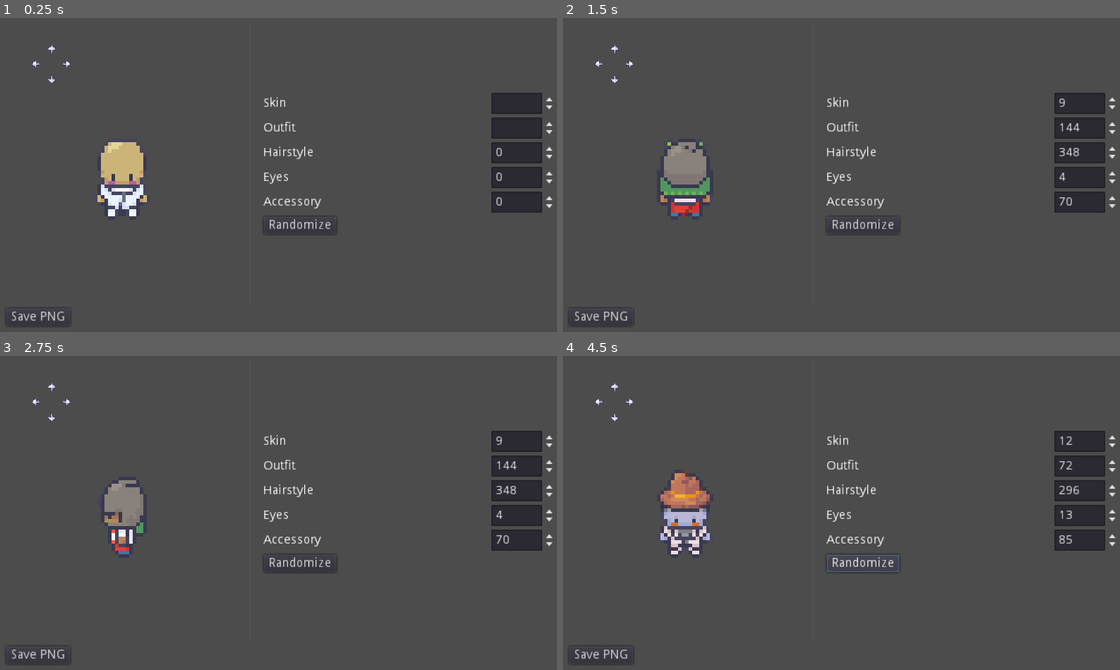
Above: before the commit, frames 1-4 (two rows, left to right).
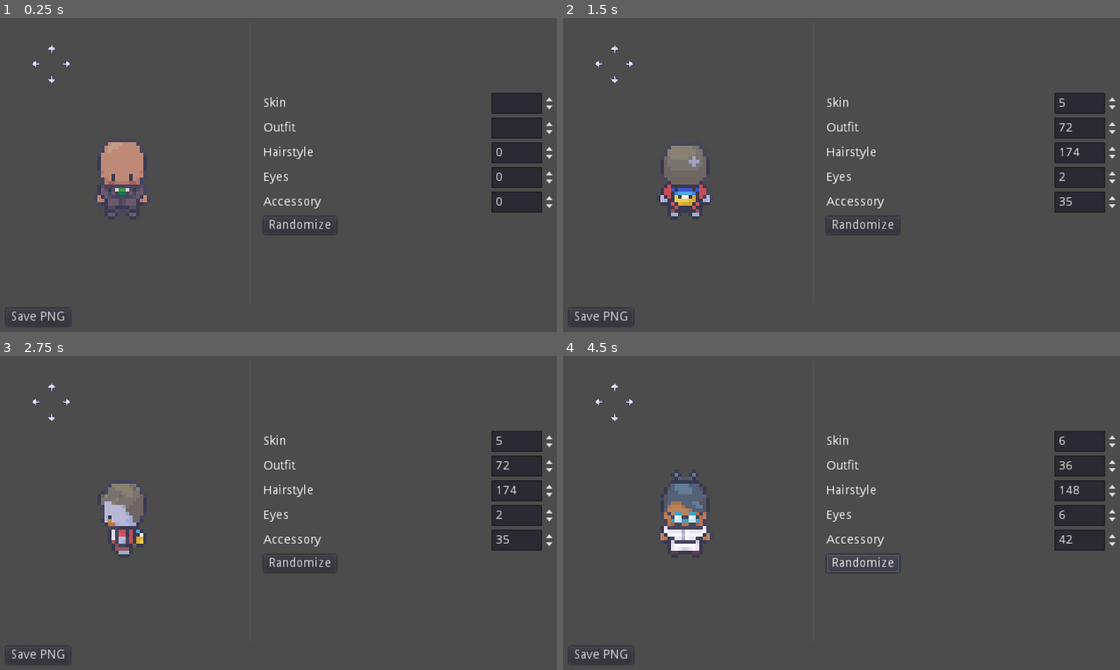
Above: after the commit, the same moments.

Repository: ababen1/CharacterGenerator
Game: Godot game, scene res://src/Main.tscn
The game is run twice, just before and just after one commit, with the same random seed, the same clock (stepped at 60 frames per second) and the same inputs.
Inputs (mouse positions are in pixels of both pictures, inside the frame that each line leads up to):
- Up to frame 1 (0.25 s): no input
- Up to frame 2 (1.5 s): click "Randomize" at 0.5 s; click (613, 49) at 1.25 s
- Up to frame 3 (2.75 s): click (33, 403) at 2 s
- Up to frame 4 (4.5 s): click (629, 403) at 2.75 s; click (613, 415) at 3.5 s; click "Randomize" at 4.25 s

The runs differ from the first frame. In frame 1, 1.4% of the frame differs, in the area x 17-27%, y 39-64%; in frame 2, 1.1%; in frame 3, 0.9%; in frame 4, 1.8%, in the area x 17-93%, y 25-64%.

Commit message:
idk

Diff:
--- a/project.godot
+++ b/project.godot
@@ -12,7 +12,7 @@
 "base": "Resource",
 "class": "AnimationsData",
 "language": "GDScript",
-"path": "res://src/AnimationsData.gd"
+"path": "res://src/LayeredSprite/AnimationsData.gd"
 }, {
 "base": "Node2D",
 "class": "LayeredSprite",
--- a/src/LayeredSprite/Adult.tscn
+++ b/src/LayeredSprite/Adult.tscn
@@ -4,7 +4,7 @@
 [ext_resource path="res://assets/Character_Generator/Outfits/16x16/Outfit_01_01.png" type="Texture" id=2]
 [ext_resource path="res://src/LayeredSprite/SpriteLayer.gd" type="Script" id=3]
 [ext_resource path="res://src/LayeredSprite/LayeredSprite.gd" type="Script" id=4]
-[ext_resource path="res://src/AnimationGenerator.gd" type="Script" id=5]
+[ext_resource path="res://src/LayeredSprite/AnimationGenerator.gd" type="Script" id=5]
 [ext_resource path="res://assets/Animations/idle_down.res" type="Animation" id=6]
 [ext_resource path="res://assets/Animations/idle_right.res" type="Animation" id=7]
 [ext_resource path="res://assets/Animations/idle_up.res" type="Animation" id=8]
@@ -71,13 +71,13 @@
 [node name="Adult" type="Node2D"]
 script = ExtResource( 4 )
 tile_size = Vector2( 16, 32 )
-frame_coords = Vector2( 22, 1 )
+frame_coords = Vector2( 20, 1 )
 
 [node name="Body" type="Sprite" parent="."]
 texture = ExtResource( 1 )
 centered = false
 region_enabled = true
-region_rect = Rect2( 352, 32, 16, 32 )
+region_rect = Rect2( 320, 32, 16, 32 )
 script = ExtResource( 3 )
 layer_name = "skin"
 folder = "res://assets/Character_Generator/Bodies/16x16"
@@ -86,7 +86,7 @@
 texture = ExtResource( 2 )
 centered = false
 region_enabled = true
-region_rect = Rect2( 352, 32, 16, 32 )
+region_rect = Rect2( 320, 32, 16, 32 )
 script = ExtResource( 3 )
 layer_name = "outfit"
 folder = "res://assets/Character_Generator/Outfits/16x16"
@@ -94,7 +94,7 @@
 [node name="Hair" type="Sprite" parent="."]
 centered = false
 region_enabled = true
-region_rect = Rect2( 352, 32, 16, 32 )
+region_rect = Rect2( 320, 32, 16, 32 )
 script = ExtResource( 3 )
 layer_name = "hairstyle"
 folder = "res://assets/Character_Generator/Hairstyles/16x16"
@@ -103,7 +103,7 @@
 [node name="Eyes" type="Sprite" parent="."]
 centered = false
 region_enabled = true
-region_rect = Rect2( 352, 32, 16, 32 )
+region_rect = Rect2( 320, 32, 16, 32 )
 script = ExtResource( 3 )
 layer_name = "eyes"
 folder = "res://assets/Character_Generator/Eyes/16x16"
@@ -112,7 +112,7 @@
 [node name="Accessory" type="Sprite" parent="."]
 centered = false
 region_enabled = true
-region_rect = Rect2( 352, 32, 16, 32 )
+region_rect = Rect2( 320, 32, 16, 32 )
 script = ExtResource( 3 )
 layer_name = "accessory"
 folder = "res://assets/Character_Generator/Accessories/16x16"
--- a/src/LayeredSprite/Kid.tscn
+++ b/src/LayeredSprite/Kid.tscn
@@ -3,7 +3,7 @@
 [ext_resource path="res://assets/Character_Generator/Bodies/16x16/Body_05.png" type="Texture" id=1]
 [ext_resource path="res://assets/Character_Generator/Outfits/16x16/Outfit_22_01.png" type="Texture" id=2]
 [ext_resource path="res://src/LayeredSprite/LayeredSprite.gd" type="Script" id=3]
-[ext_resource path="res://src/AnimationGenerator.gd" type="Script" id=4]
+[ext_resource path="res://src/LayeredSprite/AnimationGenerator.gd" type="Script" id=4]
 [ext_resource path="res://src/LayeredSprite/SpriteLayer.gd" type="Script" id=5]
 [ext_resource path="res://assets/Character_Generator/Hairstyles/16x16/Hairstyle_01_02.png" type="Texture" id=6]
 [ext_resource path="res://assets/Character_Generator/Eyes/16x16/Eyes_05.png" type="Texture" id=7]
--- a/src/LayeredSprite/SpriteLayer.gd
+++ b/src/LayeredSprite/SpriteLayer.gd
@@ -31,7 +31,8 @@
 		dir.list_dir_begin()
 		var file_name: String = dir.get_next()
 		while file_name != "":
-			file_name = file_name.replace('.import', '')
+			if not OS.is_debug_build():
+				file_name = file_name.replace('.import', '')
 			if ResourceLoader.exists(path.plus_file(file_name)):
 				var current_tex = load(path.plus_file(file_name))
 				if current_tex is Texture:
--- a/src/Main.tscn
+++ b/src/Main.tscn
@@ -10,6 +10,7 @@
 script = ExtResource( 4 )
 
 [node name="Adult" parent="." instance=ExtResource( 3 )]
+frame_coords = Vector2( 3, 0 )
 
 [node name="CanvasLayer" type="CanvasLayer" parent="."]
 
@@ -93,7 +94,6 @@
 current_path = "/Users/Ben/Documents/CharacterGenerator/character"
 
 [node name="HtmlError" type="AcceptDialog" parent="CanvasLayer/Control"]
-visible = true
 margin_left = 140.0
 margin_top = 96.0
 margin_right = 520.0
Renamed: src/AnimationGenerator.gd -> src/LayeredSprite/AnimationGenerator.gd
Renamed: src/AnimationsData.gd -> src/LayeredSprite/AnimationsData.gd
